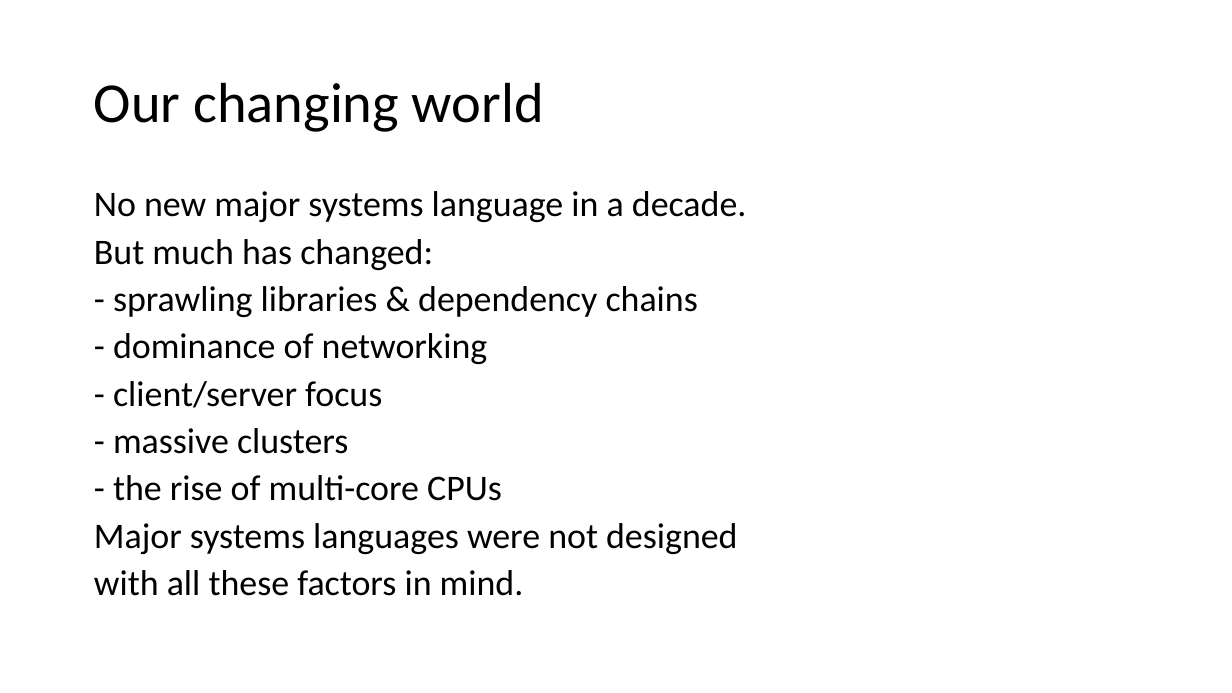
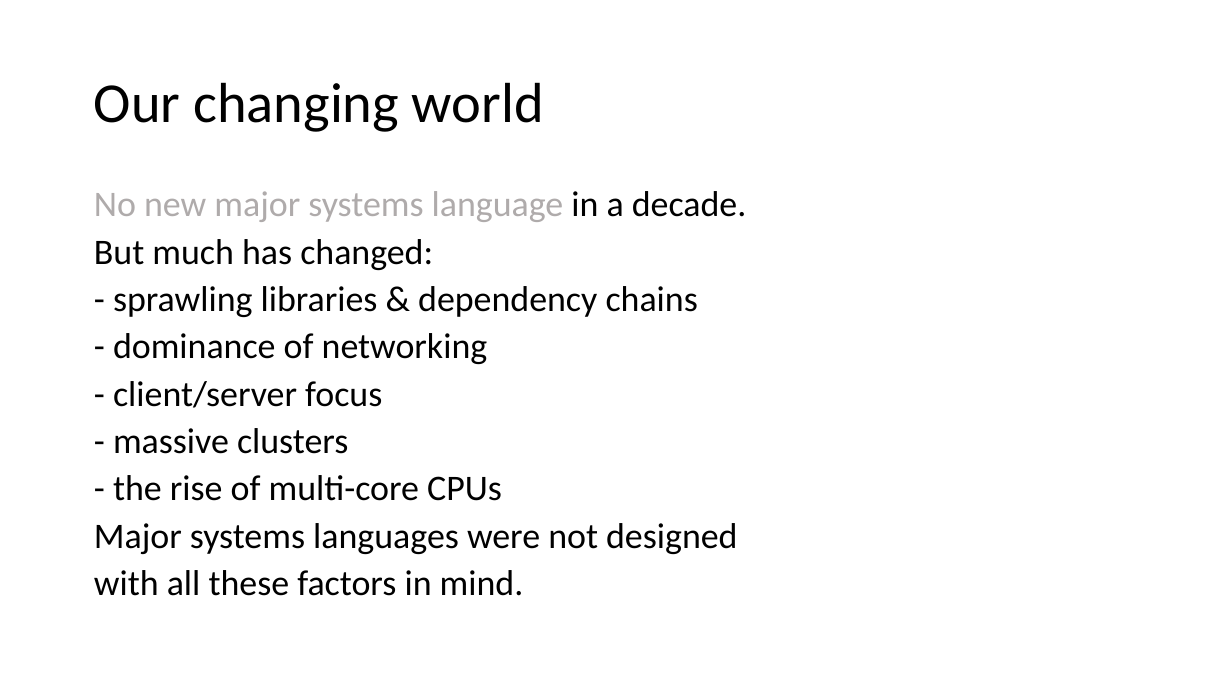
Before and after one commit to firstbird/goPresent, a slide deck: slide 5 of go introduction.pptx. Drawn at 1232x693 pixels with LibreOffice and Linux fonts; fonts in the diff are those of the drawing. Boxes give left, top, right and bottom in pixels: in the first picture for what was removed or moved away, otherwise in the second. Text is boxed around its words. In the diff, an @@ line names an element or a change of style, - is before the commit and + after.

```diff
--- a/go introduction.pptx
+++ b/go introduction.pptx
@@ text at (x1=94, y1=191, x2=747, y2=222): text colour #000000 to #AFABAB in "No new major systems language" @@
```
Also in this commit, not shown: 21 other slides changed.
